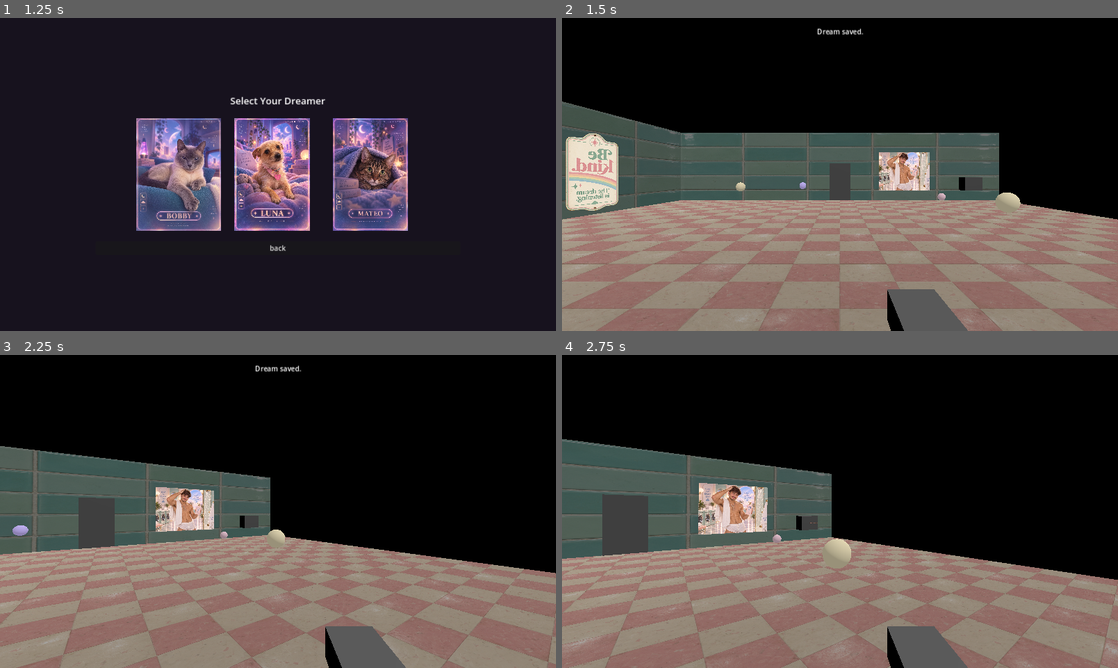
Above: before the commit, frames 1-4 (two rows, left to right).
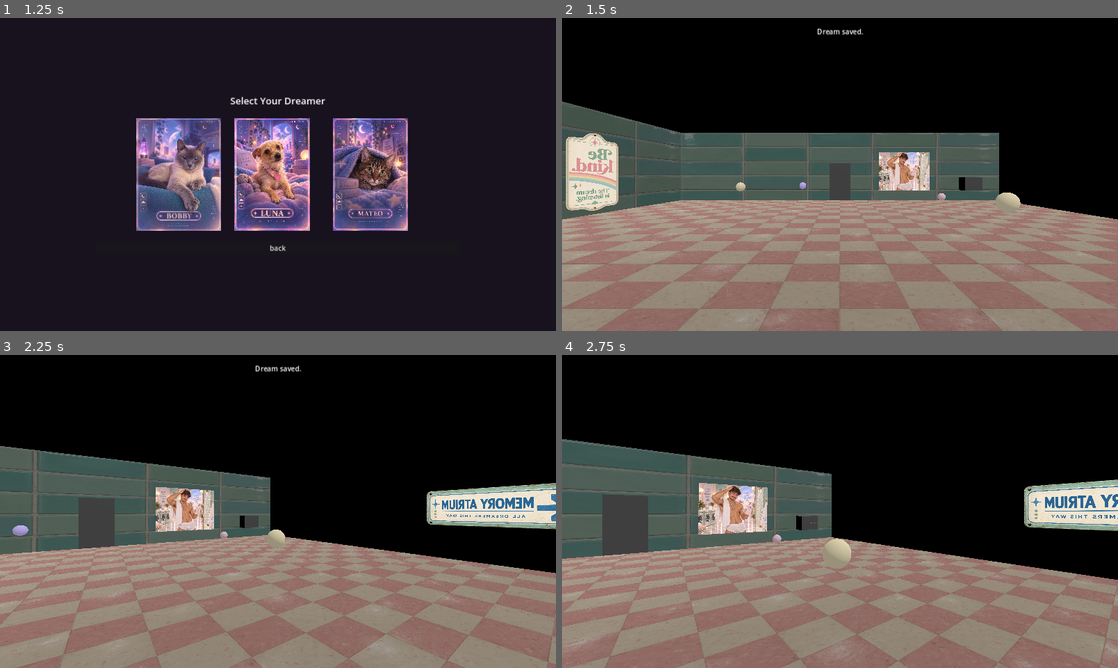
Above: after the commit, the same moments.

Repository: MrCrush8524/SAMIRMENDOZA-COMMENTS
Game: Godot game, scene res://scenes/boot/Boot.tscn
Same seed, same stepped clock (60 frames per second), same inputs: the game is played once before the commit and once after it. Sound files missing from this copy of the repository are replaced by a short silence.
Inputs (mouse positions are in pixels of both pictures, inside the frame that each line leads up to):
- Up to frame 1 (1.25 s): click "New Dream" at 0.5 s
- Up to frame 2 (1.5 s): click (739, 174) at 1.25 s
- Up to frame 3 (2.25 s): tap Enter at 2 s; move the mouse to (305, 511) at 2.02 s; hold W (move_forward) from 2.03 s (still down); hold E (interact) from 2.03 s (still down); click (305, 511) at 2.17 s
- Up to frame 4 (2.75 s): keep holding W (move_forward); keep holding E (interact)

Frame 1 is identical in both runs. In frame 2, 1.5% of the frame differs, in the area x 58-73%, y 86-100%; in frame 3, 4.5%, in the area x 58-100%, y 40-100%; in frame 4, 4.0%.

Commit message:
Add directional signage, POV paw overlays, and a slender collider
Signage: all 4 packets of the new environment art series are now
received. Placed the two Memory-Atrium/Laundry-Hall-appropriate
directional signs (memory_atrium_vintage_directional_sign,
retro_laundry_hall_tv_lounge_sign) into Chapter I per the packets' own
placement guide — wayfinding sign near the entrance, TV-lounge sign by
the manual TV.

Paw overlays: replaced the placeholder 3D box-mesh paw hint with the
real first-person paw art, exactly as CLAUDE_PAW_ASSET_IMPLEMENTATION_
GUIDE.md specifies — a screen-space CanvasLayer/TextureRect overlay
(not 3D geometry, per the guide's own stated rationale: no IK/clipping/
mobile-performance risk), keyed to GameState.dreamer, fading in as the
camera pitches downward (25-35 deg start, full by 55 deg, matching the
guide's suggested range) rather than popping.

Collider: narrowed the player's capsule radius from 0.35 to 0.22 — a
small cat/dog dreamer shouldn't have adult-human shoulder width, and it
was blocking passages that should read as walkably narrow. Height is
unchanged; documented the constant in Player.gd so future passage
geometry (including deliberately tight Nightmare blockers) is sized
against a known value instead of guesswork.

Re-verified via the same temporary headless auto-driver (added, run,
stripped before commit): confirmed both new sign nodes load, and forced
a downward pitch to confirm the correct per-dreamer paw texture loads
and the fade math produces the expected alpha.

Co-Authored-By: Claude Sonnet 5 <noreply@anthropic.com>
Claude-Session: https://claude.ai/code/session_01DS4DUoe5NJ9SDsT2NRoavp

Diff:
--- a/in-samirs-mind-godot/scenes/chapter01/Chapter01.tscn
+++ b/in-samirs-mind-godot/scenes/chapter01/Chapter01.tscn
@@ -14,6 +14,8 @@
 [ext_resource type="AudioStream" path="res://assets/audio/dream_tracks/01_lint_roller_reverie.ogg" id="11"]
 [ext_resource type="Texture2D" path="res://assets/video_stills/Cloudside_Shampoo_commercial.webp" id="12"]
 [ext_resource type="Texture2D" path="res://assets/video_stills/Please_Do_Not_Take_A_Nap_PSA_FINAL.webp" id="13"]
+[ext_resource type="Texture2D" path="res://assets/posters/memory_atrium_vintage_directional_sign.png" id="15"]
+[ext_resource type="Texture2D" path="res://assets/posters/retro_laundry_hall_tv_lounge_sign.png" id="16"]
 
 [sub_resource type="PlaneMesh" id="PlaneMesh_floor"]
 size = Vector2(20, 16)
@@ -159,6 +161,16 @@
 transform = Transform3D(0, 0, -1, 0, 1, 0, 1, 0, 0, -9.88, 1.7, -3)
 texture = ExtResource("14")
 pixel_size = 0.0022
+
+[node name="SignAtriumWayfinding" type="Sprite3D" parent="."]
+transform = Transform3D(0, 0, 1, 0, 1, 0, -1, 0, 0, 9.88, 1.85, 4)
+texture = ExtResource("15")
+pixel_size = 0.0018
+
+[node name="SignTVLounge" type="Sprite3D" parent="."]
+transform = Transform3D(-1, 0, 0, 0, 1, 0, 0, 0, -1, -7, 1.95, 7.88)
+texture = ExtResource("16")
+pixel_size = 0.0018
 
 [node name="start" type="Marker3D" parent="."]
 transform = Transform3D(1, 0, 0, 0, 1, 0, 0, 0, 1, 0, 0, 6)
--- a/in-samirs-mind-godot/scenes/player/Player.gd
+++ b/in-samirs-mind-godot/scenes/player/Player.gd
@@ -7,9 +7,27 @@
 const MOUSE_SENS := 0.0022
 const GRAVITY := 9.8
 
+## Collision capsule radius (see Player.tscn) — kept slender since the
+## dreamer is a small cat/dog, not human-shouldered. Any passage meant
+## to be walkable must clear at least 2x this in width; a passage
+## narrower than that is a deliberate blocker, not a bug.
+const COLLIDER_RADIUS := 0.22
+
+## Downward camera pitch (radians) where the paw overlay starts/finishes
+## fading in, per CLAUDE_PAW_ASSET_IMPLEMENTATION_GUIDE.md's suggested
+## 25-35° start / 45-65° full range.
+const PAW_FADE_START := deg_to_rad(25.0)
+const PAW_FADE_FULL := deg_to_rad(55.0)
+const PAW_MAX_OPACITY := 0.94
+
+@export var paw_texture_bobby: Texture2D
+@export var paw_texture_luna: Texture2D
+@export var paw_texture_mateo: Texture2D
+
 @onready var head: Node3D = $Head
 @onready var camera: Camera3D = $Head/Camera3D
 @onready var interact_ray: RayCast3D = $Head/Camera3D/InteractRay
+@onready var paw_overlay: TextureRect = %PawOverlay
 
 var pitch: float = 0.0
 var touch_look_active: bool = false
@@ -23,6 +41,11 @@
 		pass # touch look handled via _unhandled_input below regardless of platform
 	else:
 		Input.mouse_mode = Input.MOUSE_MODE_CAPTURED
+
+	match GameState.dreamer:
+		"Bobby": paw_overlay.texture = paw_texture_bobby
+		"Luna": paw_overlay.texture = paw_texture_luna
+		"Mateo": paw_overlay.texture = paw_texture_mateo
 
 func _unhandled_input(event: InputEvent) -> void:
 	if event is InputEventMouseMotion and Input.mouse_mode == Input.MOUSE_MODE_CAPTURED:
@@ -56,6 +79,13 @@
 	velocity.z = direction.z * speed
 
 	move_and_slide()
+	_update_paw_overlay()
+
+func _update_paw_overlay() -> void:
+	# pitch is negative when looking down (see _unhandled_input above).
+	var downward: float = maxf(0.0, -pitch)
+	var t: float = clampf(inverse_lerp(PAW_FADE_START, PAW_FADE_FULL, downward), 0.0, 1.0)
+	paw_overlay.modulate.a = t * PAW_MAX_OPACITY
 
 func _try_interact() -> void:
 	if interact_ray.is_colliding():
--- a/in-samirs-mind-godot/scenes/player/Player.tscn
+++ b/in-samirs-mind-godot/scenes/player/Player.tscn
@@ -1,16 +1,19 @@
-[gd_scene load_steps=4 format=3 uid="uid://player_scene"]
+[gd_scene load_steps=6 format=3 uid="uid://player_scene"]
 
 [ext_resource type="Script" path="res://scenes/player/Player.gd" id="1"]
+[ext_resource type="Texture2D" path="res://assets/paws/polydactyl_cat_paws_with_golden_bell.png" id="2"]
+[ext_resource type="Texture2D" path="res://assets/paws/luna_s_scruffy_paws_first_person_view.png" id="3"]
+[ext_resource type="Texture2D" path="res://assets/paws/mateo_s_bengal_cat_first_person_view.png" id="4"]
 
 [sub_resource type="CapsuleShape3D" id="CapsuleShape3D_1"]
-radius = 0.35
+radius = 0.22
 height = 1.7
-
-[sub_resource type="BoxMesh" id="BoxMesh_1"]
-size = Vector3(0.08, 0.05, 0.16)
 
 [node name="Player" type="CharacterBody3D" groups=["player"]]
 script = ExtResource("1")
+paw_texture_bobby = ExtResource("2")
+paw_texture_luna = ExtResource("3")
+paw_texture_mateo = ExtResource("4")
 
 [node name="CollisionShape3D" type="CollisionShape3D" parent="."]
 shape = SubResource("CapsuleShape3D_1")
@@ -25,7 +28,19 @@
 [node name="InteractRay" type="RayCast3D" parent="Head/Camera3D"]
 target_position = Vector3(0, 0, -2.2)
 
-[node name="PawHint" type="MeshInstance3D" parent="Head/Camera3D"]
-mesh = SubResource("BoxMesh_1")
-position = Vector3(0.12, -0.22, -0.3)
-visible = true
+[node name="PawOverlayLayer" type="CanvasLayer" parent="."]
+
+[node name="PawOverlay" type="TextureRect" parent="PawOverlayLayer"]
+unique_name_in_owner = true
+anchors_preset = 12
+anchor_top = 1.0
+anchor_right = 1.0
+anchor_bottom = 1.0
+offset_top = -420.0
+offset_bottom = -20.0
+grow_horizontal = 2
+grow_vertical = 0
+mouse_filter = 2
+expand_mode = 1
+stretch_mode = 5
+modulate = Color(1, 1, 1, 0)
Binary file added: in-samirs-mind-godot/assets/paws/luna_s_scruffy_paws_first_person_view.png
Not shown, added: in-samirs-mind-godot/assets/paws/luna_s_scruffy_paws_first_person_view.png.import
Binary file added: in-samirs-mind-godot/assets/paws/mateo_s_bengal_cat_first_person_view.png
Not shown, added: in-samirs-mind-godot/assets/paws/mateo_s_bengal_cat_first_person_view.png.import
Binary file added: in-samirs-mind-godot/assets/paws/polydactyl_cat_paws_with_golden_bell.png
Not shown, added: in-samirs-mind-godot/assets/paws/polydactyl_cat_paws_with_golden_bell.png.import
Binary file added: in-samirs-mind-godot/assets/posters/memory_atrium_vintage_directional_sign.png
Not shown, added: in-samirs-mind-godot/assets/posters/memory_atrium_vintage_directional_sign.png.import
Binary file added: in-samirs-mind-godot/assets/posters/retro_laundry_hall_tv_lounge_sign.png
Not shown, added: in-samirs-mind-godot/assets/posters/retro_laundry_hall_tv_lounge_sign.png.import
Not shown: 1 places in in-samirs-mind-godot/scenes/chapter01/Chapter01.tscn that only renumber resources
